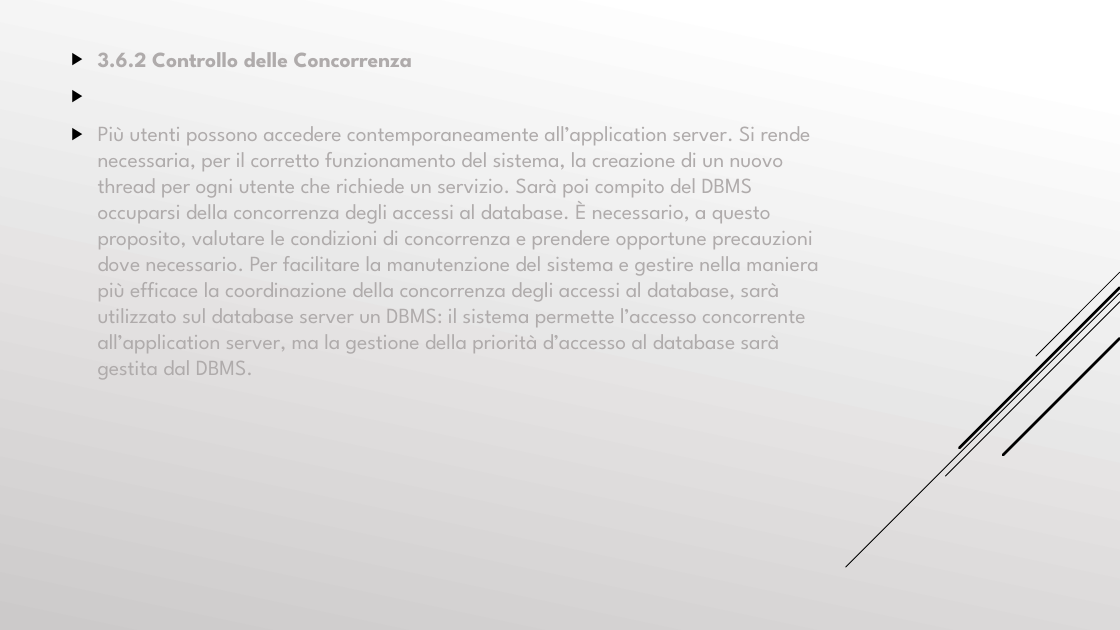
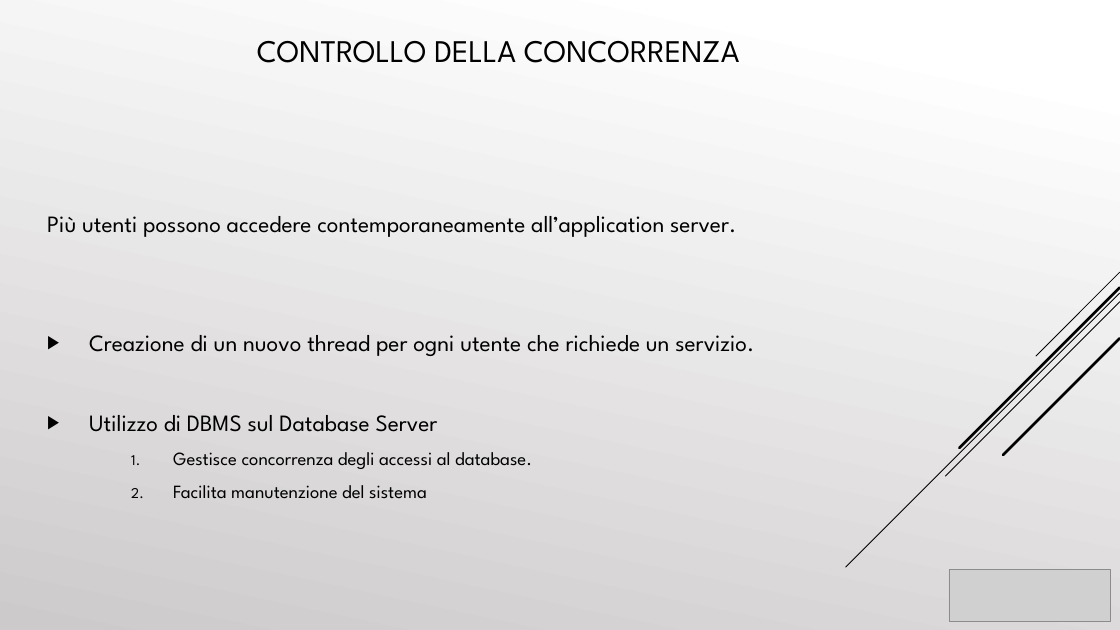
Before and after one commit to cosimob28/GamesHub, a slide deck: slide 39 of Work in progress/Presentazione/GamesHub.pptx (slide 38 before the commit). Drawn at 1120x630 pixels with LibreOffice and Linux fonts; fonts in the diff are those of the drawing; grey boxes stand for pictures. Boxes give left, top, right and bottom in pixels: in the first picture for what was removed or moved away, otherwise in the second. Text is boxed around its words. In the diff, an @@ line names an element or a change of style, - is before the commit and + after.

```diff
--- a/Work in progress/Presentazione/GamesHub.pptx
+++ b/Work in progress/Presentazione/GamesHub.pptx
@@ text added at bbox=[257, 41, 740, 63], 27 pt, text #000000 @@
+CONTROLLO DELLA CONCORRENZA
@@ text at bbox=[47, 216, 754, 499]: text changed; size 18.5 to 20 pt; text colour #AFABAB to #000000 @@
-▶ 3.6.2 Controllo delle Concorrenza
-▶ Più utenti possono accedere contemporaneamente all’application server. Si rende necessaria, per il corretto funzionamento del sistema, la creazione di un nuovo thread per ogni utente che richiede un servizio. Sarà poi compito del DBMS occuparsi della concorrenza degli accessi al database. È necessario, a questo proposito, valutare le condizioni di concorrenza e prendere opportune precauzioni dove necessario. Per facilitare la manutenzione del sistema e gestire nella maniera più efficace la coordinazione della concorrenza degli accessi al database, sarà utilizzato sul database server un DBMS: il sistema permette l’accesso concorrente all’application server, ma la gestione della priorità d’accesso al database sarà gestita dal DBMS.
+Più utenti possono accedere contemporaneamente all’application server.
+▶ Creazione di un nuovo thread per ogni utente che richiede un servizio.
+▶ Utilizzo di DBMS sul Database Server
+    1. Gestisce concorrenza degli accessi al database.
+    2. Facilita manutenzione del sistema
@@ picture added at bbox=[949, 570, 1111, 622] @@
```
Also in this commit, not shown: 53 other slides changed, 2 slides added, 2 slides removed.
